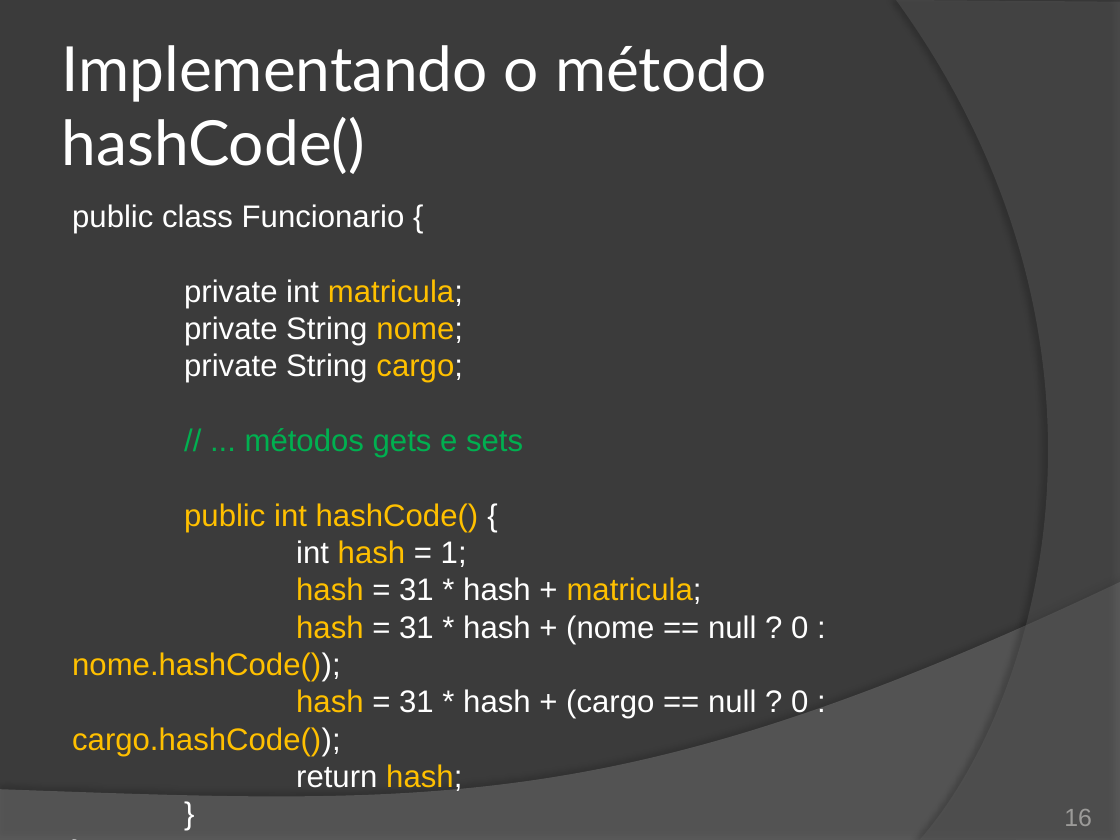
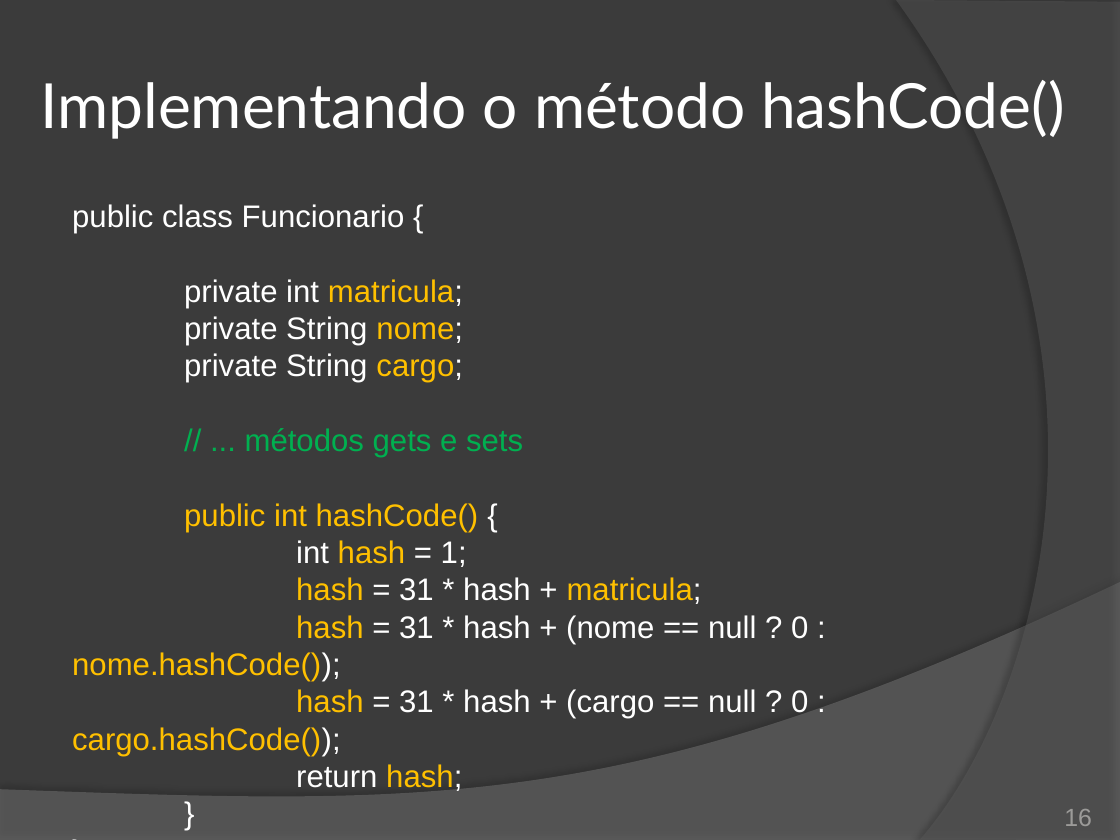
Before and after one commit to duchesqui/slzvieira-training, a slide deck: slide 16 of trunk/2-Java-Programmer-Modulo-II/09.Capitulo03.pptx. Drawn at 1120x840 pixels with LibreOffice and Linux fonts; fonts in the diff are those of the drawing. Boxes give left, top, right and bottom in pixels: in the first picture for what was removed or moved away, otherwise in the second. Text is boxed around its words. In the diff, an @@ line names an element or a change of style, - is before the commit and + after.

```diff
--- a/trunk/2-Java-Programmer-Modulo-II/09.Capitulo03.pptx
+++ b/trunk/2-Java-Programmer-Modulo-II/09.Capitulo03.pptx
@@ title "Implementando o método hashCode()" rewrapped from (x1=62, y1=45, x2=766, y2=174) to (x1=41, y1=80, x2=1064, y2=139) @@
```
Also in this commit, not shown: 4 other slides changed, 7 other files.
